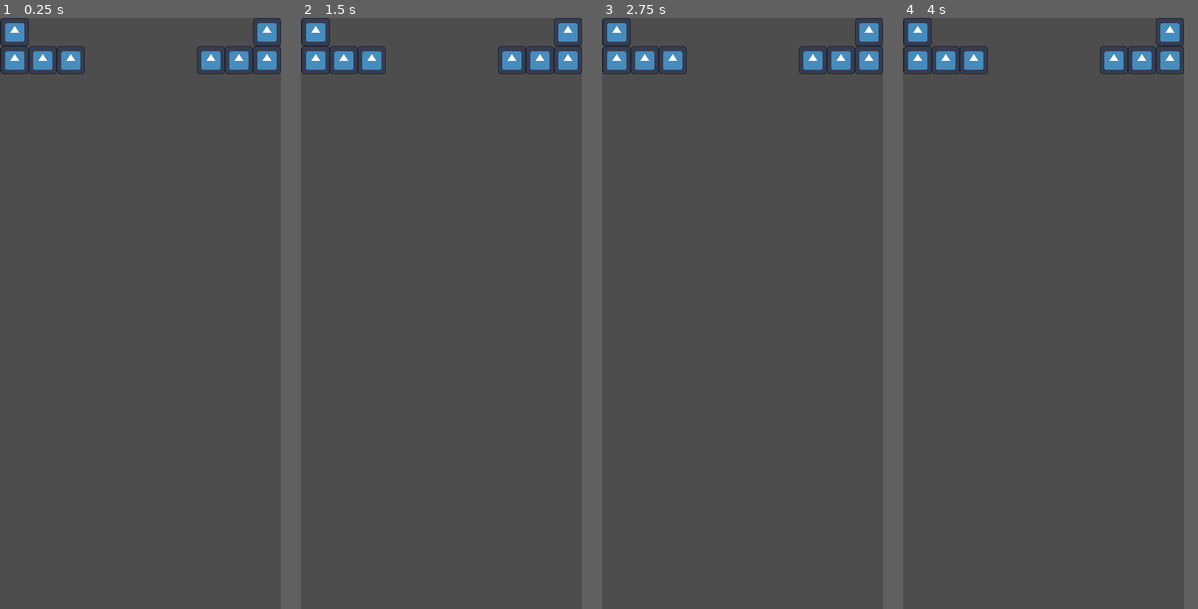
Above: before the commit, frames 1-4 (left to right).
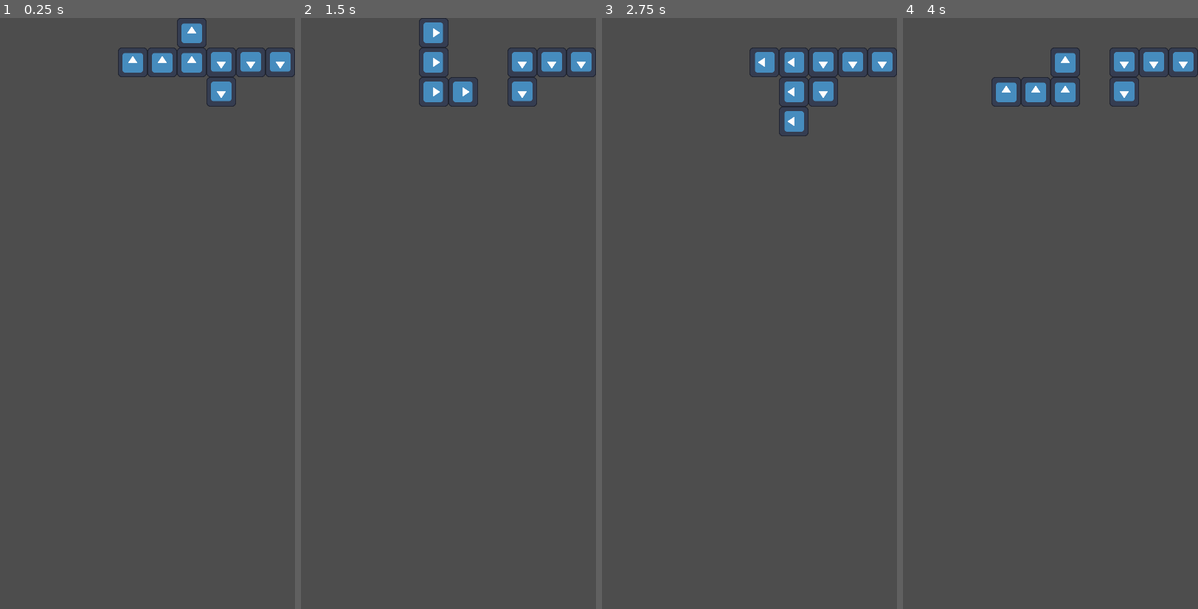
Above: after the commit, the same moments.

Repository: kolulu23/godot4-rc1-test-tetris
Game: Godot game, scene res://Main.tscn
The game is run twice, just before and just after one commit, with the same random seed, the same clock (stepped at 60 frames per second) and the same inputs. The engine's default icon, where the game draws it, is replaced by a stand-in: a white triangle on a blue panel in a dark square.
Inputs:
- Up to frame 1 (0.25 s): no input
- Up to frame 2 (1.5 s): tap Enter at 0.5 s; hold Right (tetro_move_right) 0.53-1.28 s; hold Z (tetro_rotate_ccw) 0.53-1.28 s; tap Up (tetro_rotate_cw) at 0.8, 1.35 s; tap R (restart) at 1.25 s; hold Left (tetro_move_left) from 1.28 s (still down)
- Up to frame 3 (2.75 s): tap Down (tetro_soft_drop) at 1.55 s; tap R (restart) at 2 s; release Left (tetro_move_left) at 2.03 s; hold Right (tetro_move_right) from 2.03 s (still down); hold Down (tetro_soft_drop) from 2.03 s (still down); tap Z (tetro_rotate_ccw) at 2.3 s
- Up to frame 4 (4 s): tap R (restart) at 2.75, 3.5 s; release Down (tetro_soft_drop) at 2.78 s; tap Space (tetro_hard_drop) at 2.85 s; tap Up (tetro_rotate_cw) at 3.05 s; release Right (tetro_move_right) at 3.53 s; hold Left (tetro_move_left) from 3.53 s (still down); hold Shift (tetro_hold) from 3.53 s (still down); tap Down (tetro_soft_drop) at 3.8 s
In our replay, the window is 381x800 before the commit and 400x800 after it. These sizes can differ from the game's own. Grey fills any space a smaller window leaves; there, only what the larger window draws over its background counts as a difference.

The runs differ from the first frame. In frame 1, 3.6% of the frame differs, in the area x 0-100%, y 0-15%; in frame 2, 3.6%; in frame 3, 3.6%; in frame 4, 3.6%.
Error before the commit: Parse Error: Could not resolve class "CellManager", because of a parser error. (res://script/Tetromino.gd:49)

Commit message:
Correctly update tetromino cells

Diff:
--- a/Main.tscn
+++ b/Main.tscn
@@ -1,8 +1,7 @@
-[gd_scene load_steps=5 format=3 uid="uid://b70cc7lyewvwe"]
+[gd_scene load_steps=4 format=3 uid="uid://b70cc7lyewvwe"]
 
 [ext_resource type="Script" path="res://Main.gd" id="1_12dns"]
 [ext_resource type="PackedScene" uid="uid://donqc4orcxhap" path="res://Arena.tscn" id="1_ayx2w"]
-[ext_resource type="PackedScene" uid="uid://y128s5yc2uu6" path="res://Tetromino/Tetro_L.tscn" id="4_faa5r"]
 [ext_resource type="PackedScene" uid="uid://dcdy63dck6n2" path="res://Tetromino/Tetro_J.tscn" id="4_ml6h1"]
 
 [node name="Main" type="Node"]
@@ -10,11 +9,9 @@
 
 [node name="Arena" parent="." instance=ExtResource("1_ayx2w")]
 
-[node name="Tetro_L" parent="Arena" instance=ExtResource("4_faa5r")]
-position = Vector2(72, 72)
-
 [node name="Tetro_J" parent="Arena" instance=ExtResource("4_ml6h1")]
 position = Vector2(408, 72)
+rotation = 3.14159
 
 [node name="x" type="Control" parent="."]
 layout_mode = 3
--- a/project.godot
+++ b/project.godot
@@ -18,7 +18,7 @@
 [display]
 
 window/size/viewport_width=480
-window/size/viewport_height=1008
+window/size/viewport_height=960
 window/stretch/mode="canvas_items"
 
 [input]
--- a/script/Arena.gd
+++ b/script/Arena.gd
@@ -33,16 +33,16 @@
 	# TODO Set a custome timeout to action hold time
 	if event.is_action_pressed("tetro_move_left", true):
 		self.try_move_left(active_tetromino)
-		active_tetromino._debug_report_position()
+		_debug_print()
 	if event.is_action_pressed("tetro_move_right", true):
 		self.try_move_right(active_tetromino)
-		active_tetromino._debug_report_position()
+		_debug_print()
 	if event.is_action_pressed("tetro_soft_drop", true):
 		# Stop and restart the timer to avoid accelaration
 		$TetrominoDropTimer.stop()
 		self.try_move_down(active_tetromino)
 		$TetrominoDropTimer.start()
-		active_tetromino._debug_report_position()
+		_debug_print()
 	if event.is_action_pressed("tetro_hard_drop"):
 		print("todo, hard drop ", active_tetromino)
 	if event.is_action_pressed("tetro_rotate_cw"):
@@ -55,27 +55,36 @@
 
 func try_move_left(tetro: Tetromino):
 	# TODO Check boundary
-	active_tetromino.move_left()
+	var src_cell_positions = CellManager.get_cell_positions_of_tetro(tetro)
+	tetro.move_left()
+	var dest_cell_positions = CellManager.get_cell_positions_of_tetro(tetro)
+	$CellManager.move_tetro_cells(tetro, src_cell_positions, dest_cell_positions)
 
 
 func try_move_right(tetro: Tetromino):
 	# TODO Check boundary
-	active_tetromino.move_right()
+	var src_cell_positions = CellManager.get_cell_positions_of_tetro(tetro)
+	tetro.move_right()
+	var dest_cell_positions = CellManager.get_cell_positions_of_tetro(tetro)
+	$CellManager.move_tetro_cells(tetro, src_cell_positions, dest_cell_positions)
 
 
 func try_move_down(tetro: Tetromino):
 	# TODO Check boundary
-	active_tetromino.move_down()
+	var src_cell_positions = CellManager.get_cell_positions_of_tetro(tetro)
+	tetro.move_down()
+	var dest_cell_positions = CellManager.get_cell_positions_of_tetro(tetro)
+	$CellManager.move_tetro_cells(tetro, src_cell_positions, dest_cell_positions)
 
 
 func try_rotate_cw(tetro: Tetromino):
 	# TODO Check boundary
-	active_tetromino.rotate_cw()
+	tetro.rotate_cw()
 
 
 func try_rotate_ccw(tetro: Tetromino):
 	# TODO Check boundary
-	active_tetromino.rotate_ccw()
+	tetro.rotate_ccw()
 
 
 func setup_cell_manager():
@@ -90,18 +99,11 @@
 func setup_active_tetromino():
 	active_tetromino = $TetrominoSpawner.spawn_random()
 	self.add_child(active_tetromino)
-
-	var spawn_position = $TetrominoSpawner.get_spawn_position_for(active_tetromino, ARENA_WIDTH)
-	active_tetromino.position = spawn_position
-
-	for block in active_tetromino.get_children():
-		## This is actually block_position_relative_to_arena
-		var block_position = active_tetromino.position + block.position
-		var cell_position = $CellManager.get_cell_position(block_position)
-		$CellManager.set_cell(cell_position.x, cell_position.y, block)
-
-	active_tetromino._debug_report_position()
-
+	active_tetromino.position = $TetrominoSpawner.get_spawn_position_for(
+		active_tetromino, ARENA_WIDTH
+	)
+	$CellManager.set_tetro_cells(active_tetromino)
+	_debug_print()
 	print("[1]Spawn ", active_tetromino)
 
 
@@ -109,3 +111,9 @@
 	# TODO Debug
 	# active_tetromino.move_down()
 	pass
+
+
+func _debug_print():
+	if active_tetromino != null:
+		active_tetromino._debug_print()
+	$CellManager._debug_print()
--- a/script/CellManager.gd
+++ b/script/CellManager.gd
@@ -7,17 +7,17 @@
 var cell_height: int
 
 
-func get_cell_idx(x: int, y: int) -> int:
-	return y * cell_width + x
+func get_cell_idx(cell_position: Vector2i) -> int:
+	return cell_position.y * cell_width + cell_position.x
 
 
-func get_cell(x: int, y: int) -> TetroBlock:
-	var idx = self.get_cell_idx(x, y)
+func get_cell(cell_position: Vector2i) -> TetroBlock:
+	var idx = self.get_cell_idx(cell_position)
 	return self.cells[idx]
 
 
-func set_cell(x: int, y: int, cell: TetroBlock) -> void:
-	var idx = self.get_cell_idx(x, y)
+func set_cell(cell_position: Vector2i, cell: TetroBlock) -> void:
+	var idx = self.get_cell_idx(cell_position)
 	self.cells[idx] = cell
 
 
@@ -31,9 +31,50 @@
 	return Vector2i(x, y)
 
 
-func clear_cell() -> void:
-	for i in range(0, self.cells.size()):
-		var block = self.cells.pop_back()
-		if block is null:
-			continue
-		block.queue_free()
+static func get_cell_positions_of_tetro(tetro: Tetromino) -> Array[Vector2i]:
+	var cell_positions: Array[Vector2i] = []
+	for block in tetro.get_children():
+		var cell_position = CellManager.get_cell_position_of_block(block, tetro)
+		cell_positions.push_back(cell_position)
+	return cell_positions
+
+
+## Get cell position in (x, y) of given tetromino block.
+## Since blocks are tetromino's children nodes, we can't calculate cell position without knowing where is the tetromino the block is in.
+## Callers must present the related tetromino to get correct cell position.
+static func get_cell_position_of_block(block: TetroBlock, block_parent_tetro: Tetromino) -> Vector2i:
+	# This is actually block_position relative to tetromino's parent node
+	var block_position_relative = block_parent_tetro.position + block.position
+	return CellManager.get_cell_position(block_position_relative)
+
+
+## Move a tetromino according to a destination. It will first clear related blocks, then reset those blocks to new cell.
+## [code]src_array[/code]: Array of cell positions before moving the tetromino, it is passed separately so callers can choose when to update [code]tetro.position[/code]
+## [code]dest_array[/code]: Array of cell positions after moving the tetromino
+func move_tetro_cells(
+	tetro: Tetromino, src_array: Array[Vector2i], dest_array: Array[Vector2i]
+) -> void:
+	var blocks = tetro.get_children()
+	for cell_position in src_array:
+		self.set_cell(cell_position, null)
+	for i in range(dest_array.size()):
+		self.set_cell(dest_array[i], blocks[i])
+
+
+## Place each tetro block into their cell position, this method does not care whether it's already in the cell or not
+func set_tetro_cells(tetro: Tetromino):
+	for block in tetro.get_children():
+		var cell_position = CellManager.get_cell_position_of_block(block, tetro)
+		self.set_cell(cell_position, block)
+
+
+func _debug_print() -> void:
+	for y in range(0, self.cell_height):
+		var line = ""
+		for x in range(0, self.cell_width):
+			var idx = self.get_cell_idx(Vector2i(x, y))
+			var cell_symbol = "."
+			if self.cells[idx] != null:
+				cell_symbol = "@"
+			line += cell_symbol
+		print(line)
--- a/script/Tetromino.gd
+++ b/script/Tetromino.gd
@@ -42,10 +42,10 @@
 func rotate_ccw():
 	self.rotation -= PI / 2
 
-func _debug_report_position():
+func _debug_print():
 	for block in self.get_children():
 		## This is actually block_position_relative_to_arena
 		var block_position = self.position + block.position
 		var cell_position = CellManager.get_cell_position(block_position)
-		print(block, block_position, cell_position)
+		print(block.name, block_position, cell_position)
 	print()
